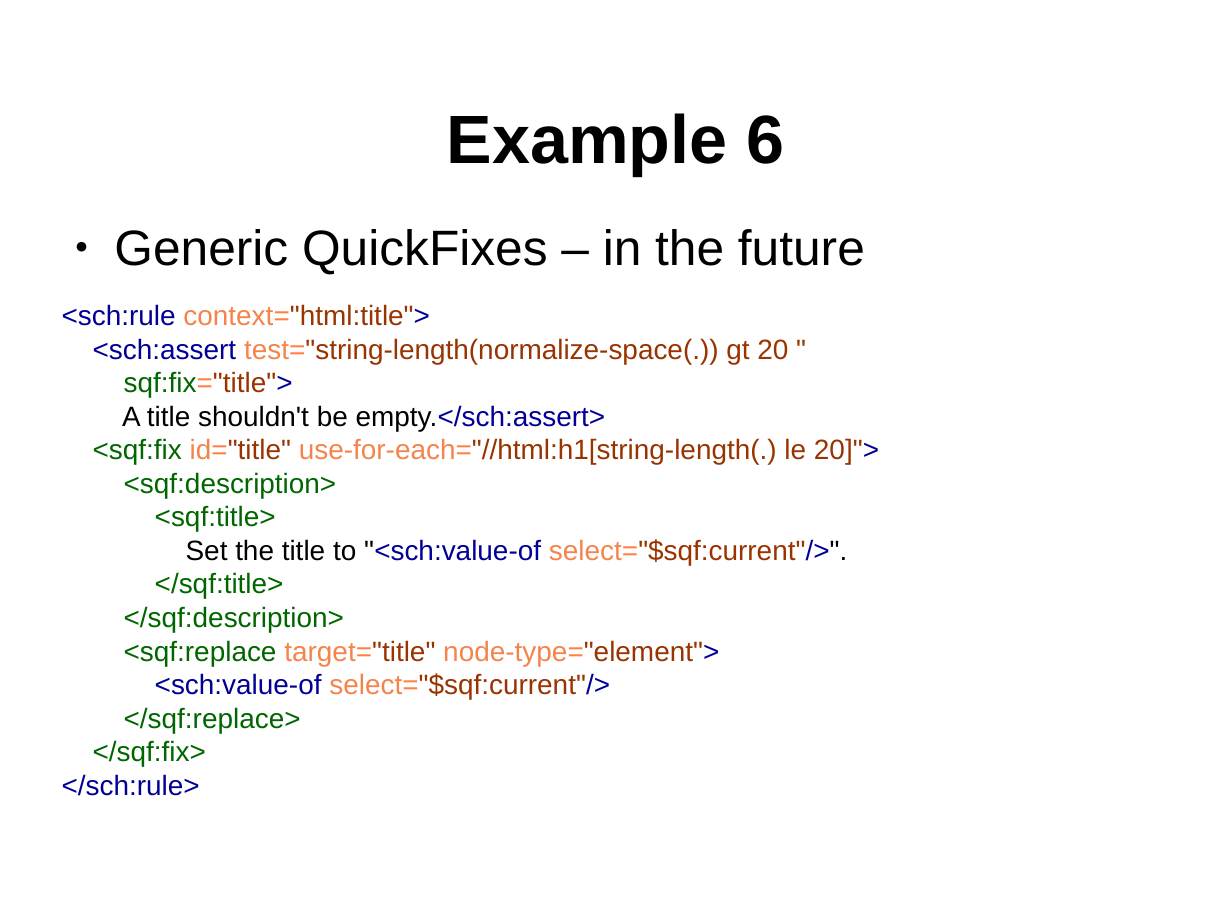
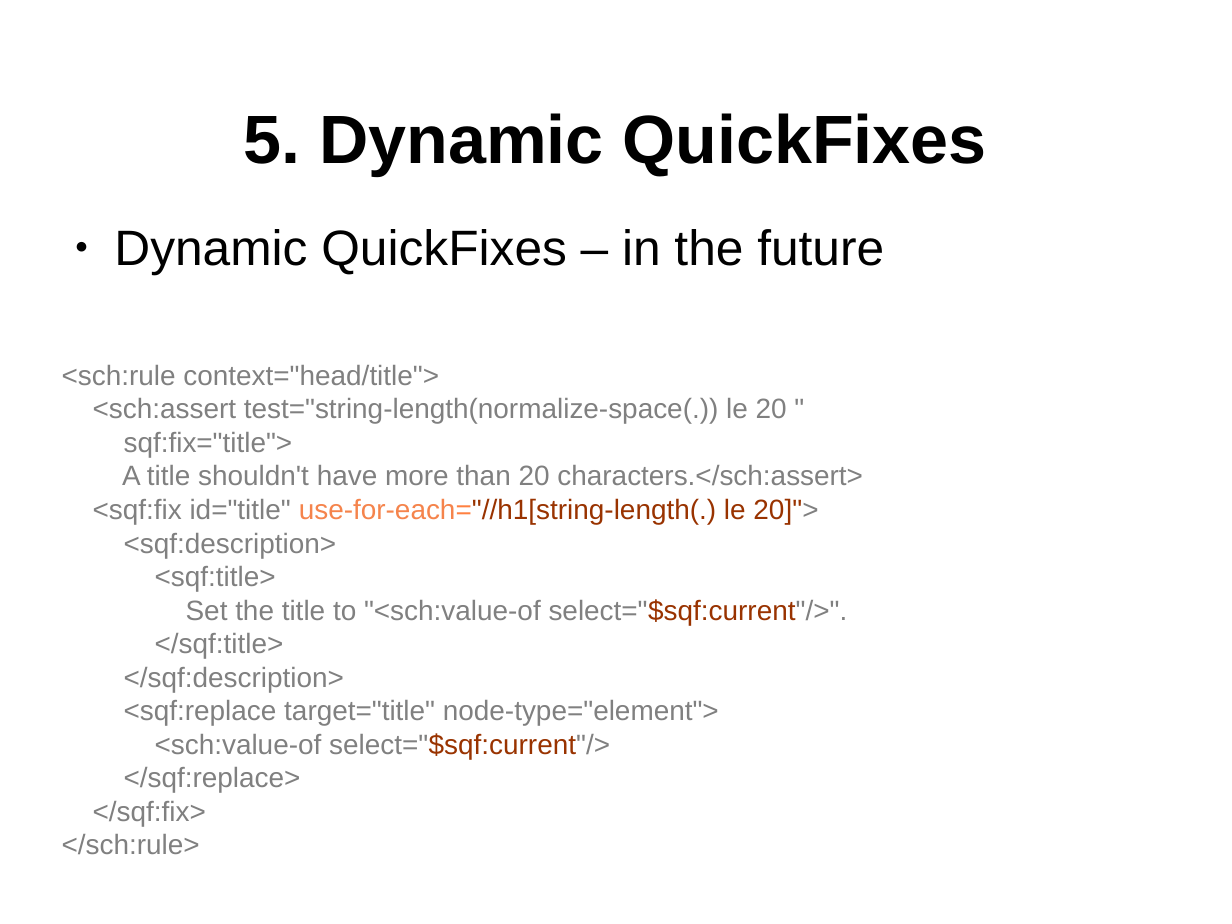
Before and after one commit to octavianN/Schematron-QuickFix-Language-Presentation, a slide deck: slide 22 of Final/SQF_nico.odp (slide 8 before the commit). Drawn at 1232x924 pixels with LibreOffice and Linux fonts; fonts in the diff are those of the drawing; background and template pictures are left out. Boxes give left, top, right and bottom in pixels: in the first picture for what was removed or moved away, otherwise in the second. Text is boxed around its words. In the diff, an @@ line names an element or a change of style, - is before the commit and + after.

```diff
--- a/Final/SQF_nico.odp
+++ b/Final/SQF_nico.odp
@@ title at <box>244,113,987,175</box>: text changed @@
-Example 6
+5. Dynamic QuickFixes
@@ text at <box>62,229,884,826</box>: text changed; text colour #993300 to #808080 @@
-● Generic QuickFixes – in the future
-<sch:rule context="html:title">
-<sch:assert test="string-length(normalize-space(.)) gt 20 "
-sqf:fix="title">
-A title shouldn't be empty.</sch:assert>
-<sqf:fix id="title" use-for-each="//html:h1[string-length(.) le 20]">
-<sqf:description>
-<sqf:title>
-Set the title to "<sch:value-of select="$sqf:current"/>".
-</sqf:title>
-</sqf:description>
-<sqf:replace target="title" node-type="element">
-<sch:value-of select="$sqf:current"/>
-</sqf:replace>
-</sqf:fix>
-</sch:rule>
+● Dynamic QuickFixes – in the future
+<sch:rule context="head/title">
+<sch:assert test="string-length(normalize-space(.)) le 20 "
+sqf:fix="title">
+A title shouldn't have more than 20 characters.</sch:assert>
+<sqf:fix id="title" use-for-each="//h1[string-length(.) le 20]">
+<sqf:description>
+<sqf:title>
+Set the title to "<sch:value-of select="$sqf:current"/>".
+</sqf:title>
+</sqf:description>
+<sqf:replace target="title" node-type="element">
+<sch:value-of select="$sqf:current"/>
+</sqf:replace>
+</sqf:fix>
+</sch:rule>
```
Also in this commit, not shown: 7 other slides changed, 17 slides added, 1 slide removed.
